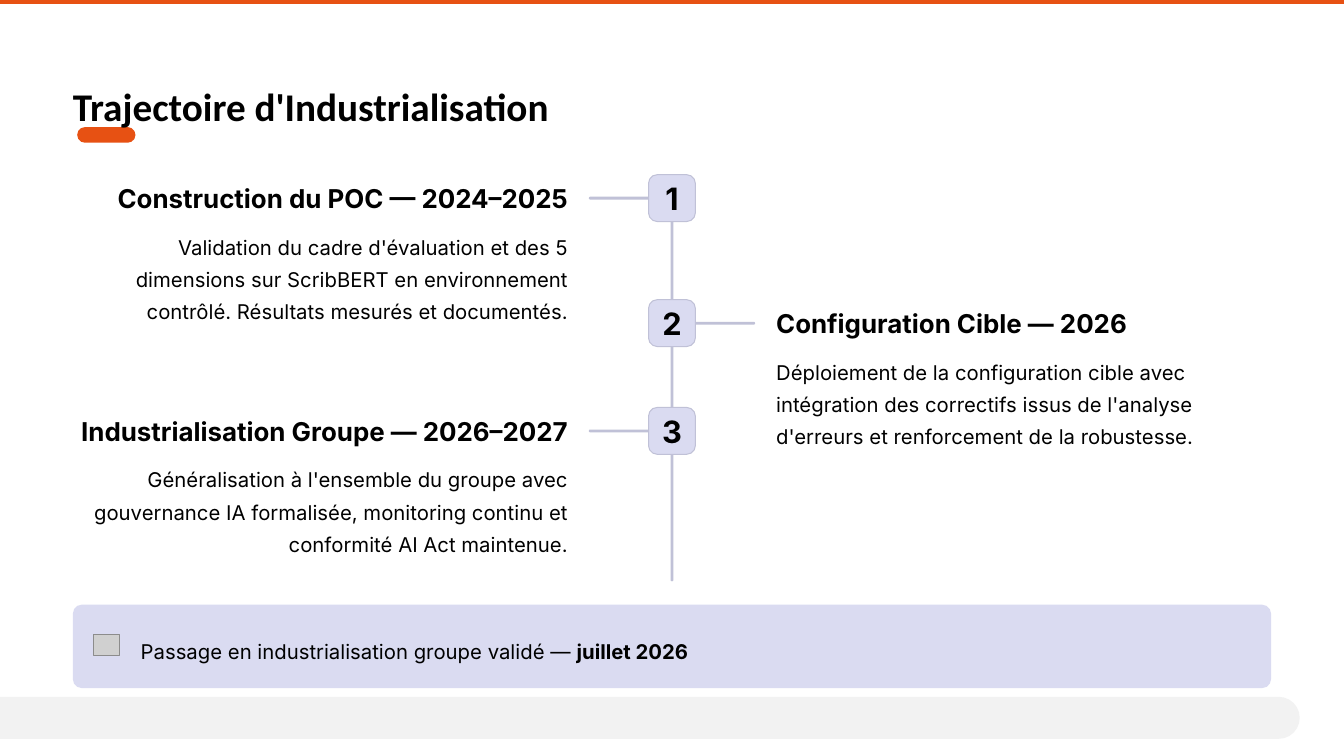
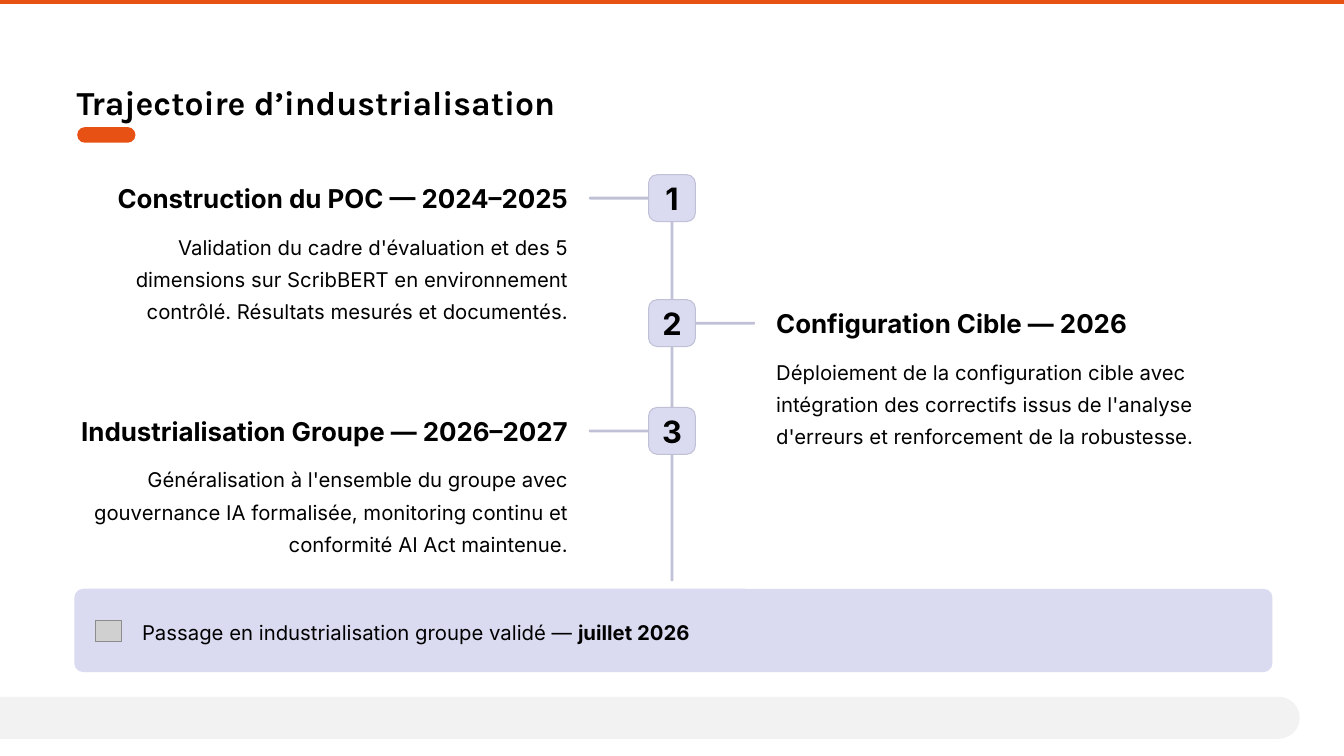
Before and after one commit to AurelienLELEU/memoire, a slide deck: slide 13 of Évaluer la cohérence et la fiabilité d'un système RAG en contexte industriel critique.pptx. Drawn at 1344x756 pixels with LibreOffice and Linux fonts; fonts in the diff are those of the drawing; grey boxes stand for pictures. Boxes give left, top, right and bottom in pixels: in the first picture for what was removed or moved away, otherwise in the second. Text is boxed around its words. In the diff, an @@ line names an element or a change of style, - is before the commit and + after.

Commit message:
ew4

```diff
--- a/Évaluer la cohérence et la fiabilité d'un système RAG en contexte industriel critique.pptx
+++ b/Évaluer la cohérence et la fiabilité d'un système RAG en contexte industriel critique.pptx
@@ text at box(77, 91, 555, 124): text changed; size 28 to 24 pt; font Calibri to Karla @@
-Trajectoire d'Industrialisation
+Trajectoire d’industrialisation
@@ rounded rectangle: place and size @@
-rounded rectangle at box(73, 605, 1271, 689)
+rounded rectangle at box(75, 589, 1273, 673)
@@ picture: place and size @@
-picture at box(94, 634, 120, 655)
+picture at box(95, 621, 121, 642)
@@ text "Passage en industrialisation groupe validé ...": place and size @@
-text "Passage en industrialisation groupe validé ..." at box(141, 643, 688, 664)
+text "Passage en industrialisation groupe validé ..." at box(142, 624, 689, 645)
```
Also in this commit, not shown: 12 other slides changed.
